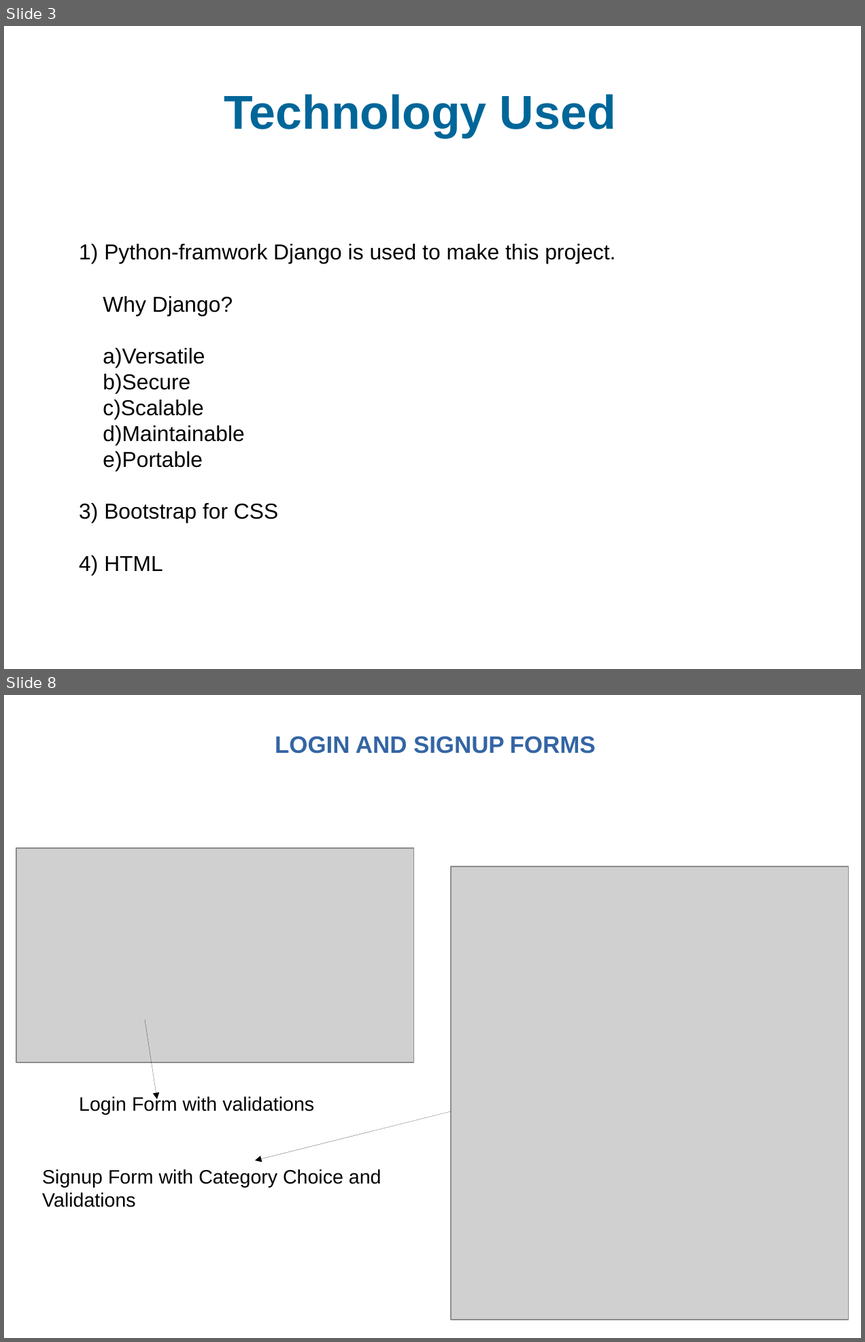
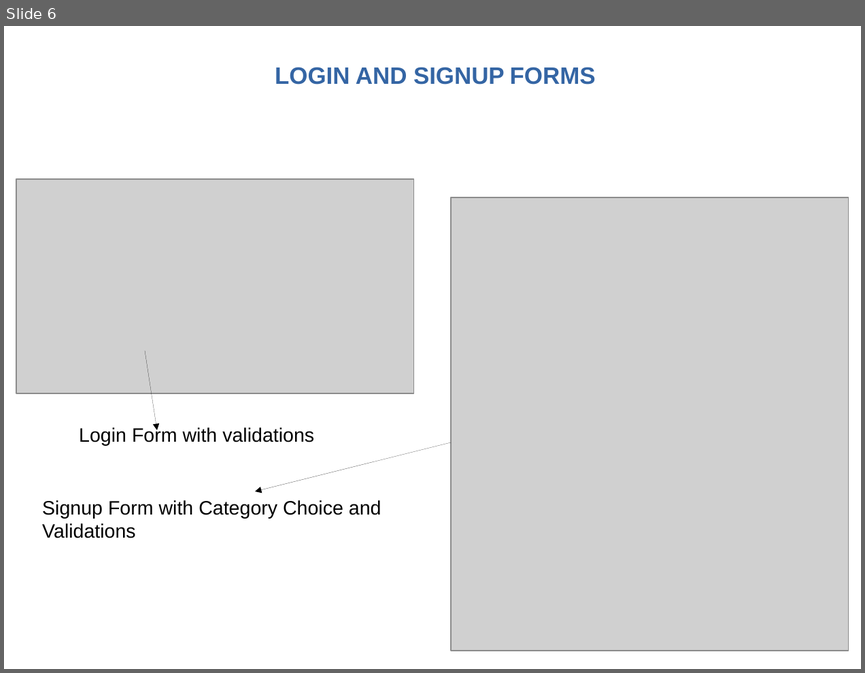
Before and after one commit to lokesh9026/backend, a slide deck: djangoproject/ppt.odp. Shown one above the other, each under a label of ours: slides 3 and 8 before the commit, slide 6 after it; the slides between them are not shown. The pictures are 865x1342 and 865x673 pixels, drawn with LibreOffice and Linux fonts; fonts in the diff are those of the drawing; grey boxes stand for pictures; background and template pictures are left out. Boxes give left, top, right and bottom in pixels: in the first picture for what was removed or moved away, otherwise in the second. Text is boxed around its words. In the diff, an @@ line names an element or a change of style, - is before the commit and + after.

Commit message:
student-counselling_system django project

```diff
--- a/djangoproject/ppt.odp
+++ b/djangoproject/ppt.odp
@@ slide 3 removed at box(4, 26, 861, 669), background #FFFFFF @@
@@ title removed at box(224, 94, 616, 138) @@
-Technology Used
@@ text removed at box(79, 244, 615, 574) @@
-1) Python-framwork Django is used to make this project.
-Why Django?
-a)Versatile
-b)Secure
-c)Scalable
-d)Maintainable
-e)Portable
-3) Bootstrap for CSS
-4) HTML
@@ what was slide 8 is now slide 6 @@
```
Also in this commit, not shown: 4 slides changed, 2 slides added, 3 other slides removed, 30 other files.
